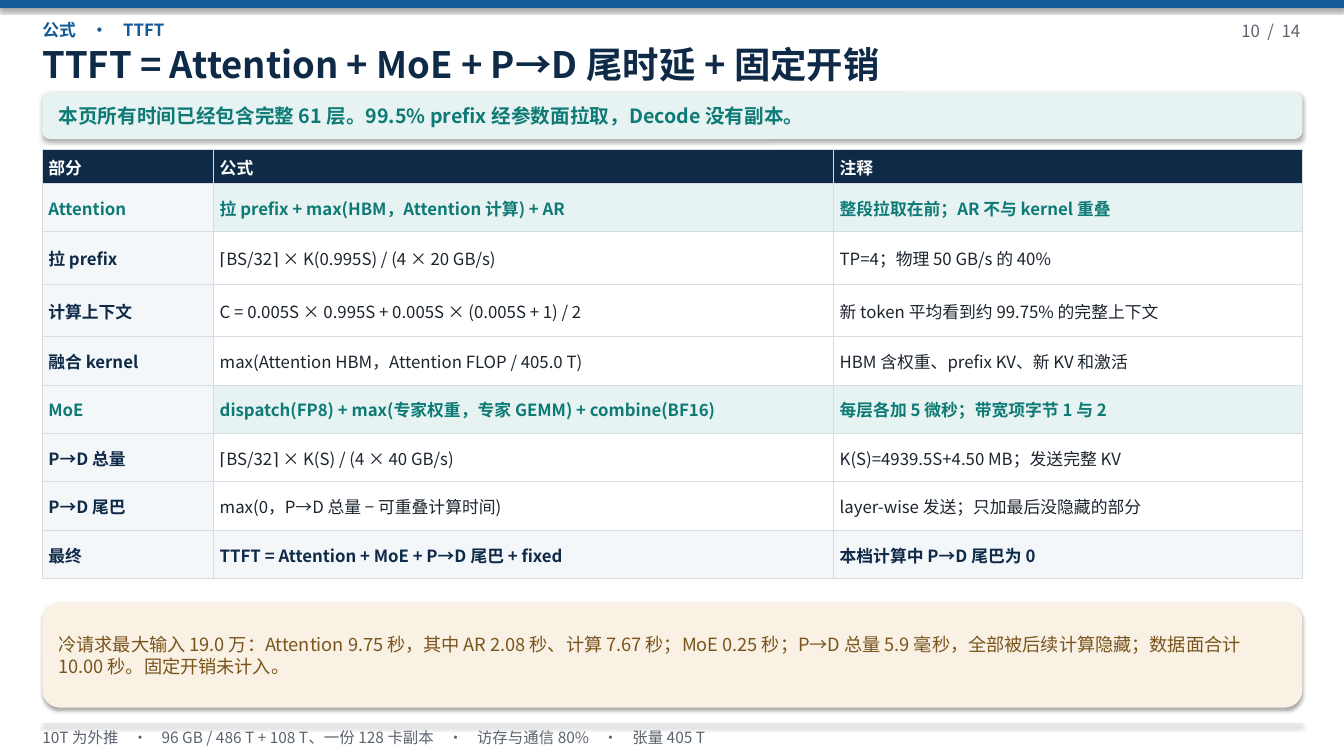
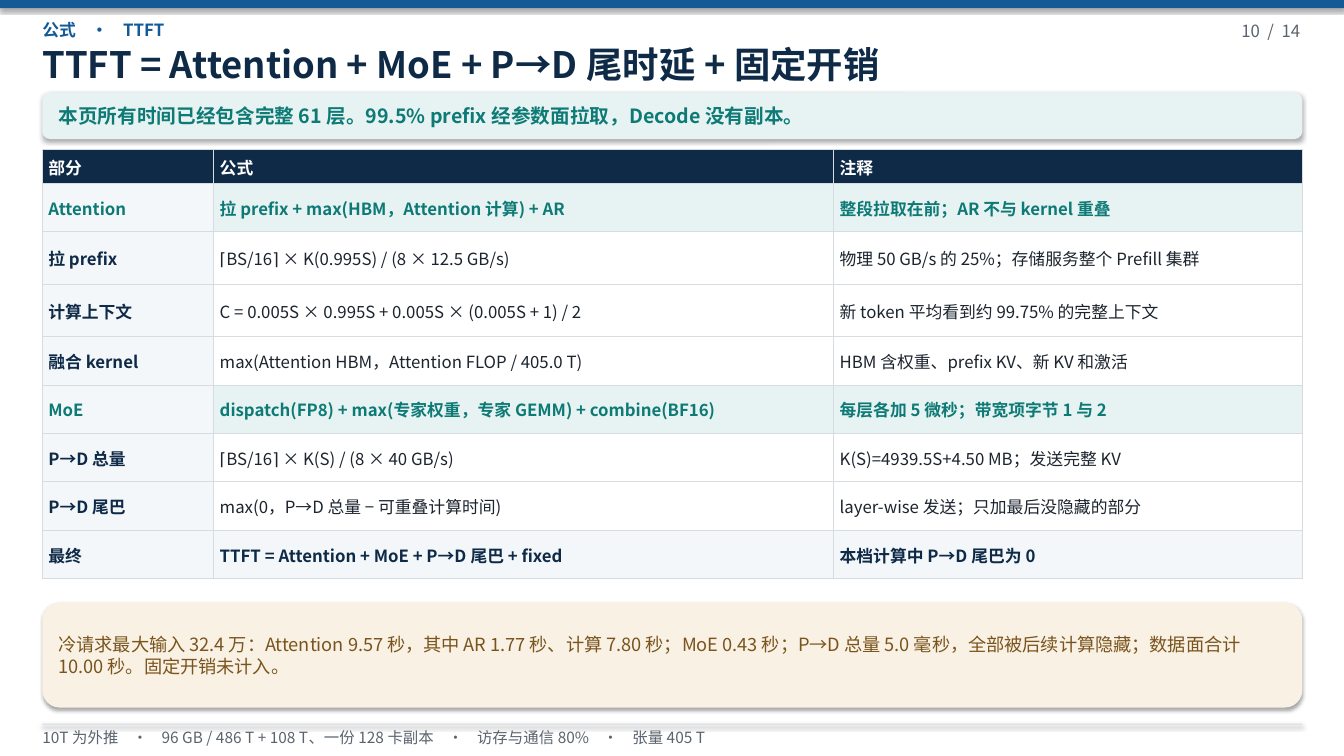
Before and after one commit to 69515164-rgb/UCL-MPComm, a slide deck: slide 10 of docs/deepseek-96g-slo.pptx. Drawn at 1344x756 pixels with LibreOffice and Linux fonts; fonts in the diff are those of the drawing. Boxes give left, top, right and bottom in pixels: in the first picture for what was removed or moved away, otherwise in the second. Text is boxed around its words. In the diff, an @@ line names an element or a change of style, - is before the commit and + after.

```diff
--- a/docs/deepseek-96g-slo.pptx
+++ b/docs/deepseek-96g-slo.pptx
@@ table at box(42, 149, 1303, 579) @@
-row 3, column 2: ⌈BS/32⌉ × K(0.995S) / (4 × 20 GB/s)
+row 3, column 2: ⌈BS/16⌉ × K(0.995S) / (8 × 12.5 GB/s)
-row 3, column 3: TP=4；物理 50 GB/s 的 40%
+row 3, column 3: 物理 50 GB/s 的 25%；存储服务整个 Prefill 集群
-row 7, column 2: ⌈BS/32⌉ × K(S) / (4 × 40 GB/s)
+row 7, column 2: ⌈BS/16⌉ × K(S) / (8 × 40 GB/s)
@@ text at box(58, 635, 1241, 675): text changed @@
-冷请求最大输入 19.0 万：Attention 9.75 秒，其中 AR 2.08 秒、计算 7.67 秒；MoE 0.25 秒；P→D 总量 5.9 毫秒，全部被后续计算隐藏；数据面合计 10.00 秒。固定开销未计入。
+冷请求最大输入 32.4 万：Attention 9.57 秒，其中 AR 1.77 秒、计算 7.80 秒；MoE 0.43 秒；P→D 总量 5.0 毫秒，全部被后续计算隐藏；数据面合计 10.00 秒。固定开销未计入。
```
Also in this commit, not shown: 11 other slides changed, 5 other files.
